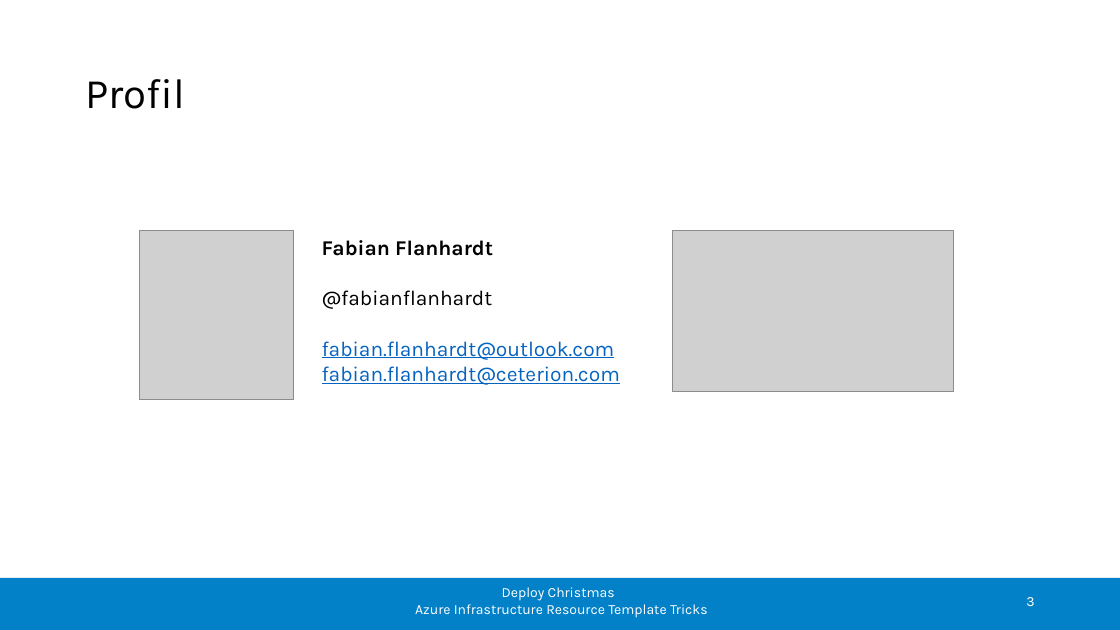
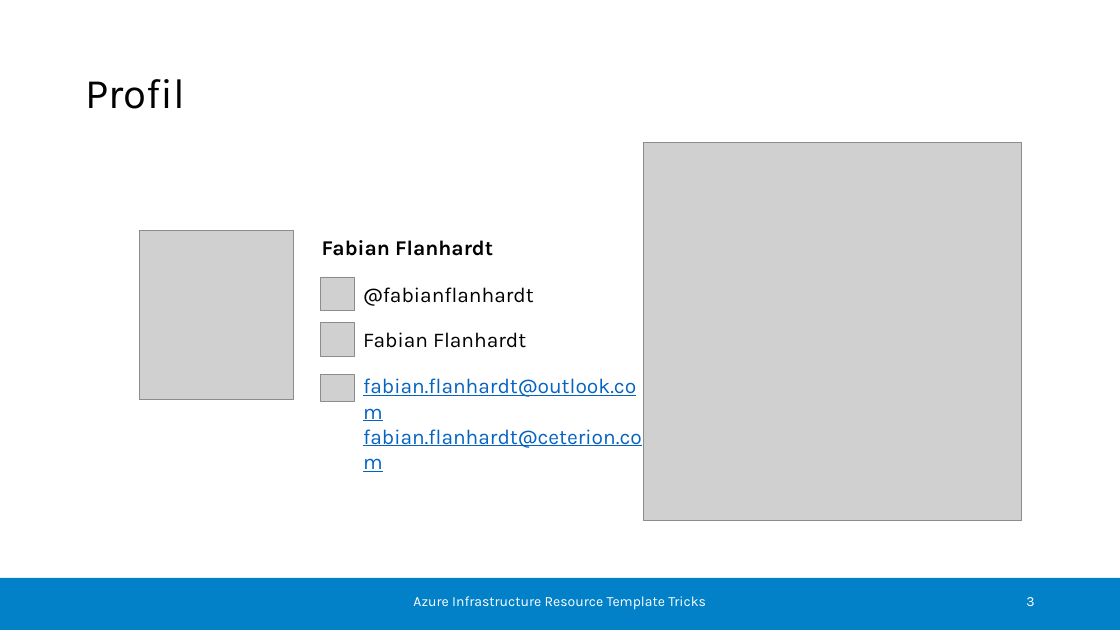
Before and after one commit to ceterion/ct.arm.meetup.deploychristmas, a slide deck: slide 3 of meetup-slides.pptx. Drawn at 1120x630 pixels with LibreOffice and Linux fonts; fonts in the diff are those of the drawing; grey boxes stand for pictures; background and template pictures are left out. Boxes give left, top, right and bottom in pixels: in the first picture for what was removed or moved away, otherwise in the second. Text is boxed around its words. In the diff, an @@ line names an element or a change of style, - is before the commit and + after.

```diff
--- a/meetup-slides.pptx
+++ b/meetup-slides.pptx
@@ picture added at <box>644,143,1022,521</box> @@
@@ picture removed at <box>673,230,954,392</box> @@
@@ text at <box>322,240,493,309</box>: paragraphs removed @@
-Fabian Flanhardt
-@fabianflanhardt
@@ picture added at <box>321,277,355,311</box> @@
@@ text added at <box>363,287,534,306</box>, 18 pt, text #000000 @@
+@fabianflanhardt
@@ picture added at <box>321,323,355,356</box> @@
@@ text added at <box>363,332,526,348</box>, 18 pt, text #000000 @@
+Fabian Flanhardt
@@ picture added at <box>321,375,355,401</box> @@
@@ text "fabian.flanhardt@outlook.com": place and size @@
-text "fabian.flanhardt@outlook.com" at <box>322,240,620,385</box>
+text "fabian.flanhardt@outlook.com" at <box>363,378,642,448</box>
@@ text at <box>502,587,615,601</box>: paragraph removed @@
-Deploy Christmas
```
Also in this commit, not shown: 12 other slides changed, 2 slides added.
